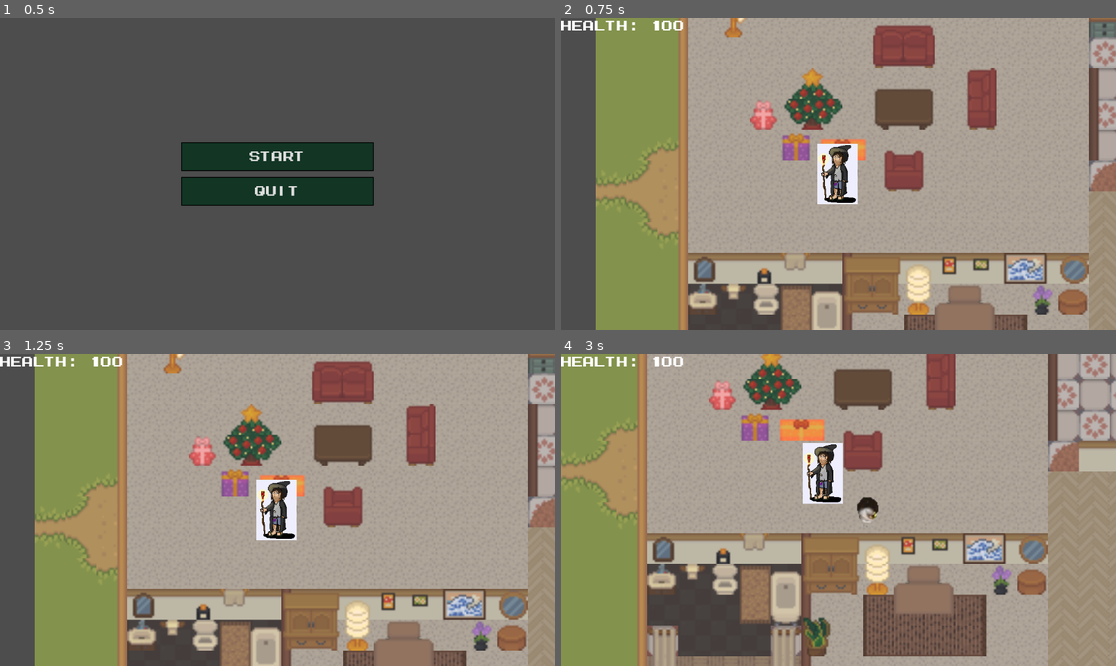
Above: before the commit, frames 1-4 (two rows, left to right).
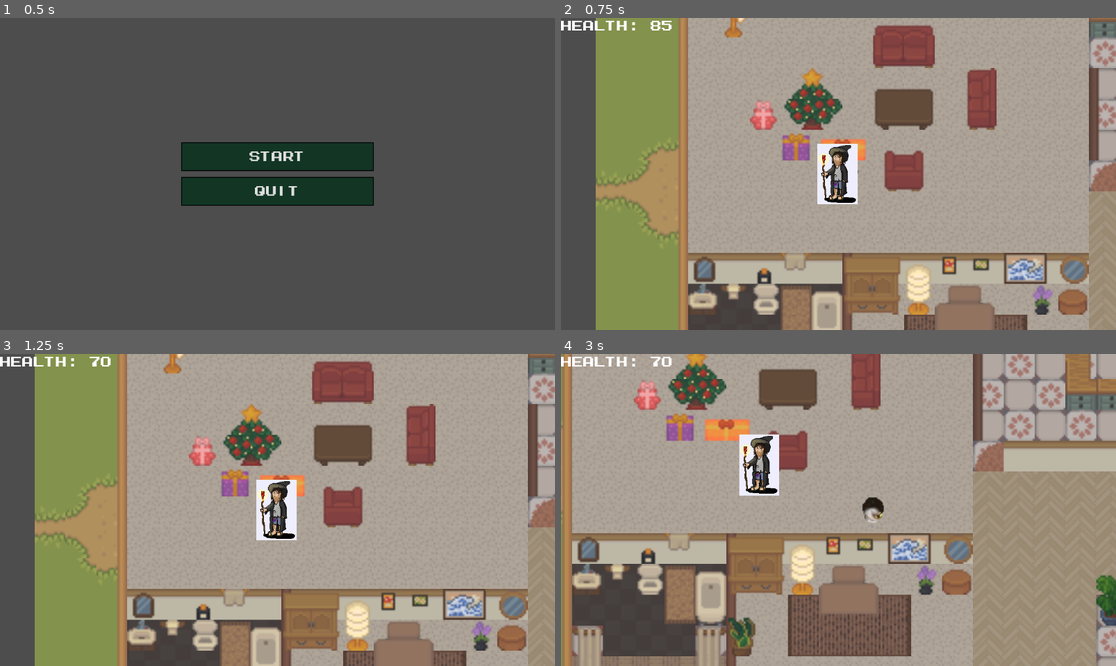
Above: after the commit, the same moments.

Repository: xntle/MOMFURY
Game: Godot game, scene res://scene/main_menu.tscn
The game is run twice, just before and just after one commit, with the same random seed, the same clock (stepped at 60 frames per second) and the same inputs.
Inputs:
- Up to frame 1 (0.5 s): no input
- Up to frame 2 (0.75 s): click "Start" at 0.5 s
- Up to frame 3 (1.25 s): no input
- Up to frame 4 (3 s): hold D (move_right) 1.28-2.03 s; tap Space (roll) at 1.35, 2.1, 2.85 s; hold S (move_down) 2.03-2.78 s; hold D (move_right) from 2.78 s (still down)

Frame 1 is identical in both runs. In frame 2, 0.1% of the frame differs, in the area x 16-54%, y 0-51%; in frame 3, less than 0.1%; in frame 4, 57%, in the area x 0-100%, y 0-100%.

Commit message:
Boss collision logic
1. Player can now be stunned with the apply_stun function. It plays the roll animation and prevents the player from moving for the duration.

2. Player can now have manual intangibility via the apply_intangibility function. Right now, every time the boss collision occurs it applies intangibility for slightly longer than the stun duration. This can be adjusted or added as a universal behavior of the player taking damage.

3. The bosses now have behavior when the player directly touches them. They do 15 damage, stun the player for 0.2 seconds, push them away for 0.2s, and give them intangibility for 0.4s.

Diff:
--- a/scene/BossBaby.tscn
+++ b/scene/BossBaby.tscn
@@ -43,6 +43,9 @@
 "speed": 5.0
 }]
 
+[sub_resource type="RectangleShape2D" id="RectangleShape2D_f2df1"]
+size = Vector2(18, 29)
+
 [node name="CharacterBody2D" type="CharacterBody2D"]
 collision_layer = 2
 collision_mask = 4
@@ -62,3 +65,11 @@
 [node name="animation" type="AnimatedSprite2D" parent="."]
 sprite_frames = SubResource("SpriteFrames_sdx6e")
 frame_progress = 0.56089085
+
+[node name="Area2D" type="Area2D" parent="."]
+
+[node name="CollisionShape2D" type="CollisionShape2D" parent="Area2D"]
+position = Vector2(1, -3.5)
+shape = SubResource("RectangleShape2D_f2df1")
+
+[connection signal="body_entered" from="Area2D" to="." method="_on_area_2d_body_entered"]
--- a/scene/BossDaddy.tscn
+++ b/scene/BossDaddy.tscn
@@ -40,6 +40,9 @@
 "speed": 5.0
 }]
 
+[sub_resource type="RectangleShape2D" id="RectangleShape2D_ih8qo"]
+size = Vector2(42, 64)
+
 [node name="CharacterBody2D" type="CharacterBody2D"]
 collision_layer = 2
 collision_mask = 4
@@ -69,3 +72,11 @@
 position = Vector2(-0.9999981, 0)
 scale = Vector2(0.079998195, 0.079998195)
 texture = ExtResource("4_3xl6v")
+
+[node name="Area2D" type="Area2D" parent="."]
+
+[node name="CollisionShape2D" type="CollisionShape2D" parent="Area2D"]
+position = Vector2(-1, 0)
+shape = SubResource("RectangleShape2D_ih8qo")
+
+[connection signal="body_entered" from="Area2D" to="." method="_on_area_2d_body_entered"]
--- a/scripts/boss_baby.gd
+++ b/scripts/boss_baby.gd
@@ -13,7 +13,7 @@
 var cooldown_timer = 0.0
 var shoot_duration = 3.0       # shoot for 5 seconds
 var cooldown_duration = 5.0    # wait 5 seconds before shooting again
-
+var push_timer = 0.0
 
 var shoot_interval = 1.0
 var shoot_interval_timer = 0.0
@@ -58,6 +58,9 @@
 
 	# move enemy
 	move_and_slide()
+	if push_timer > 0.0:
+		push_timer = max(0,push_timer-delta)
+		player.move_and_collide(8 * player.move_speed * direction * delta)
 
 
 
@@ -83,3 +86,11 @@
 
 		projectile.global_position = global_position
 		projectile.direction = dir
+
+
+func _on_area_2d_body_entered(body: Node2D) -> void:
+	if body == player:
+		player.take_damage(15)
+		player.apply_stun(0.2)
+		player.apply_intangibility(0.4)
+		push_timer = 0.2 # Replace with function body.
--- a/scripts/boss_daddy.gd
+++ b/scripts/boss_daddy.gd
@@ -8,6 +8,7 @@
 var is_throwing := false
 var throw_duration := 0.2
 var throw_time_left := 0.0
+var push_timer: = 0.0
 
 const projectile_scene := preload("res://scene/BeerBottle.tscn")
 
@@ -34,6 +35,9 @@
 	velocity = direction * normal_speed
 
 	move_and_slide()
+	if push_timer > 0.0:
+		push_timer = max(0,push_timer-delta)
+		player.move_and_collide(8 * player.move_speed * direction * delta)
 	#rotation = direction.angle() +90
 
 func shoot() -> void:
@@ -48,3 +52,12 @@
 
 	# Choose direction: here, facing right or using input/aim direction
 	projectile.direction = (player.global_position - global_position).normalized()
+
+
+
+func _on_area_2d_body_entered(body: Node2D) -> void:
+	if body == player:
+		player.take_damage(15)
+		player.apply_stun(0.2)
+		player.apply_intangibility(0.4)
+		push_timer = 0.2
--- a/scripts/player.gd
+++ b/scripts/player.gd
@@ -13,6 +13,9 @@
 var roll_timer:float = 0.0
 var cooldown_timer:float = 0.0
 var roll_dir: Vector2
+var is_stunned:bool = false
+var stun_timer:float = 0.0
+var intangibility_timer:float = 0.0
 
 signal health_changed(new_health:int)
 
@@ -44,7 +47,6 @@
 		if roll_timer <= 0:
 			is_rolling = false
 			cooldown_timer = roll_cooldown
-			set_collision_mask_value(2, true)
 			collision_layer = 1
 			return
 
@@ -78,7 +80,7 @@
 
 
 	# dodge rolling
-	if Input.is_action_just_pressed("roll") and cooldown_timer <= 0.0:
+	if Input.is_action_just_pressed("roll") and cooldown_timer <= 0.0 and (not is_stunned):
 		var roll_input_dir := direction
 
 		# If no current input, roll in the last move direction (facing)
@@ -92,7 +94,6 @@
 		is_rolling = true
 		roll_timer = roll_time
 		roll_dir = roll_input_dir.normalized()
-		set_collision_mask_value(2, false)
 		collision_layer = 8
 		anim.play("roll")
 		return
@@ -100,12 +101,25 @@
 	# normal movement
 	velocity = move_speed * slow_multiplier * direction * delta * 200
 
-	move_and_slide()
+	if not is_stunned:
+		move_and_slide()
 
+	# stun duration logic
+	stun_timer = max(0,stun_timer-delta)
+	if stun_timer <= 0:
+		is_stunned = false
+
+	# intangibility duration logic
+	intangibility_timer = max(0,intangibility_timer-delta)
+	if intangibility_timer <= 0:
+		if not is_rolling:
+			collision_layer = 1
 	_update_animation()
 
 ## Animation
 func _get_anim_name(dir: Vector2, is_moving: bool) -> String:
+	if is_stunned:
+		return "roll"
 	if not is_moving:
 		return "idle_down"  # your only idle anim for now
 
@@ -169,3 +183,11 @@
 func remove_slow() -> void:
 	is_slowed = false
 	slow_multiplier = 1.0
+
+func apply_stun(duration) -> void:
+	stun_timer = duration
+	is_stunned = true
+
+func apply_intangibility(duration) -> void:
+	intangibility_timer = duration
+	collision_layer = 8
Not shown: 1 places in scene/BossBaby.tscn that only renumber resources
Not shown: 1 places in scene/BossDaddy.tscn that only renumber resources
